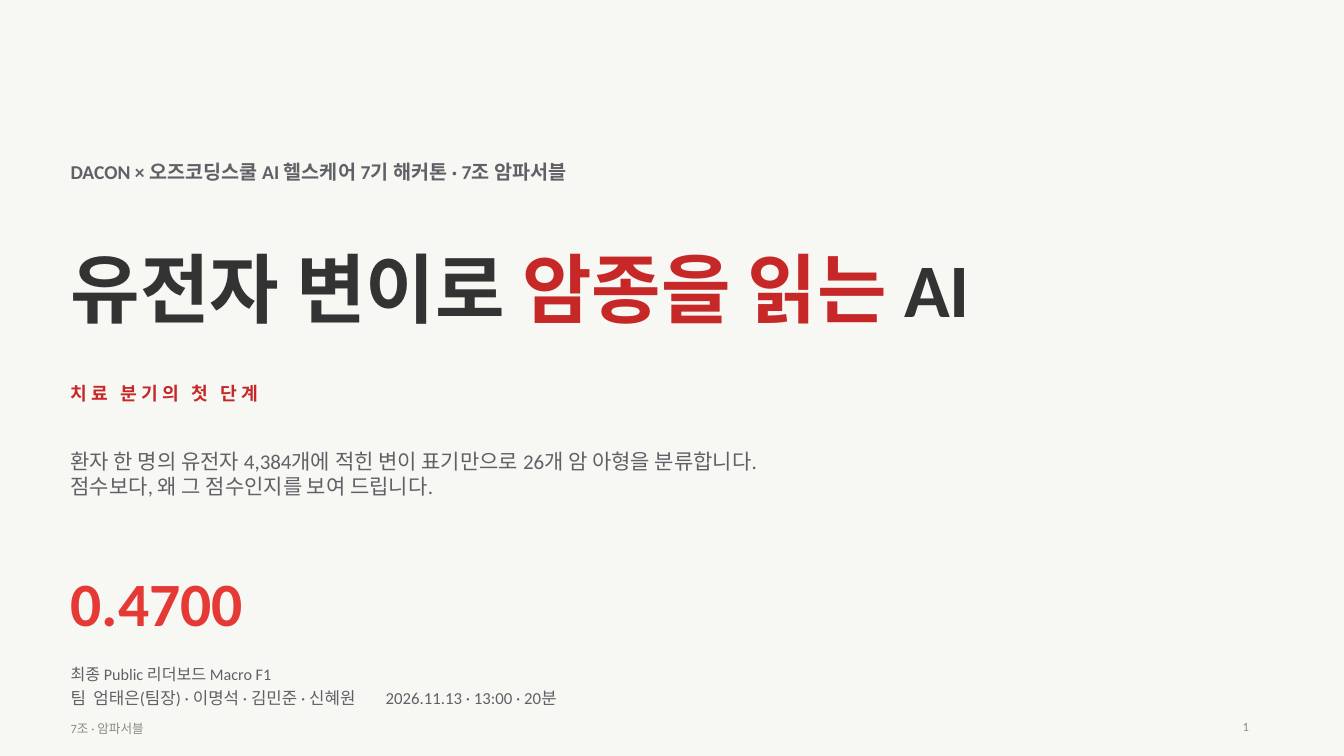
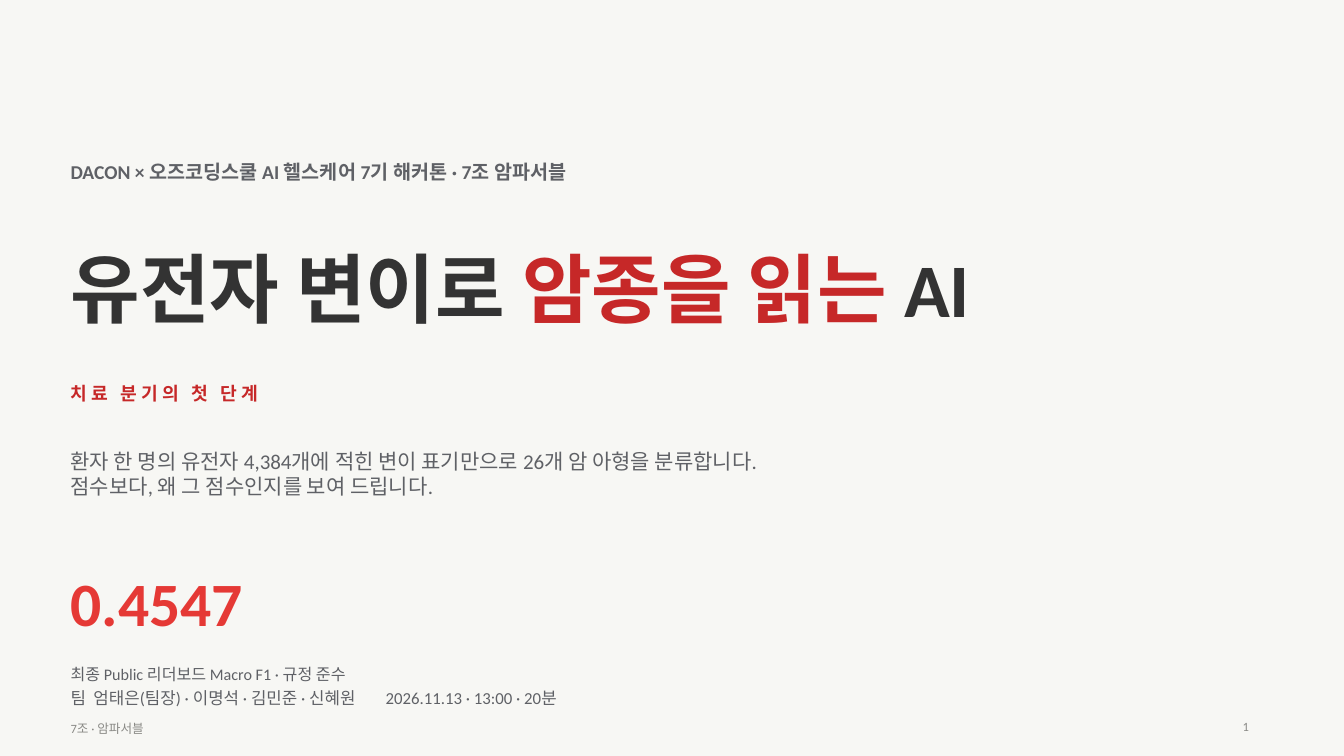
Before and after one commit to ten-infosec/dacon-cancer-subtype-oz-team7, a slide deck: slide 1 of docs/slides/team7_ampossible_slides.pptx. Drawn at 1344x756 pixels with LibreOffice and Linux fonts; fonts in the diff are those of the drawing. Boxes give left, top, right and bottom in pixels: in the first picture for what was removed or moved away, otherwise in the second. Text is boxed around its words. In the diff, an @@ line names an element or a change of style, - is before the commit and + after.

```diff
--- a/docs/slides/team7_ampossible_slides.pptx
+++ b/docs/slides/team7_ampossible_slides.pptx
@@ text at box(71, 585, 243, 627): text changed @@
-0.4700
+0.4547
@@ text at box(71, 666, 346, 682): text changed @@
-최종 Public 리더보드 Macro F1
+최종 Public 리더보드 Macro F1 · 규정 준수
```
Also in this commit, not shown: 4 other slides changed, 5 other files.
